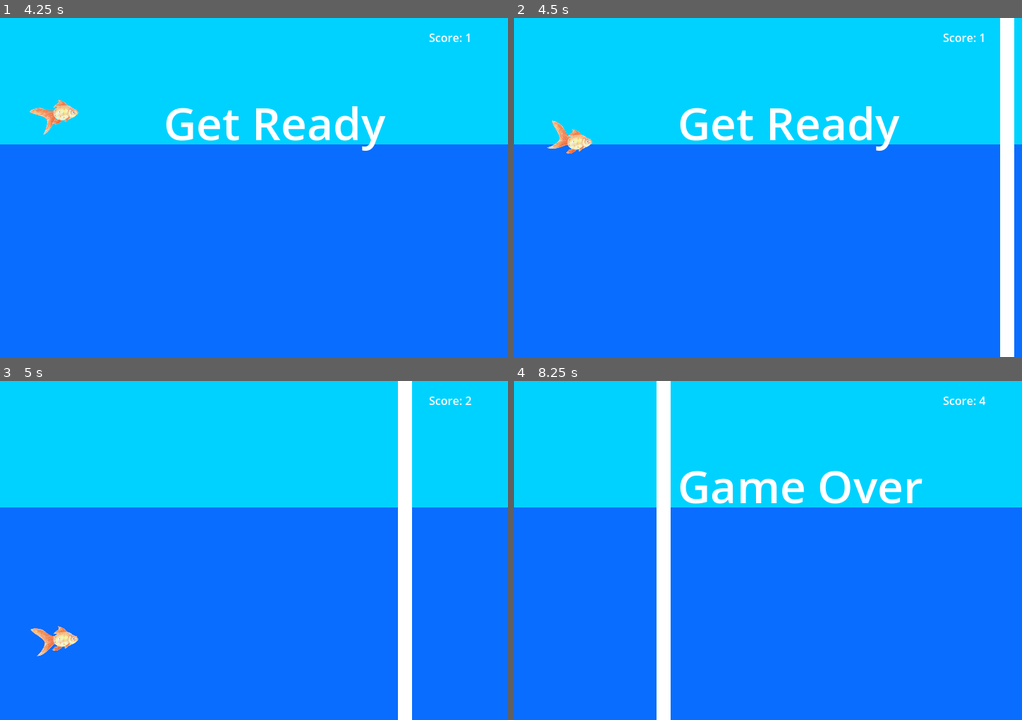
Above: before the commit, frames 1-4 (two rows, left to right).
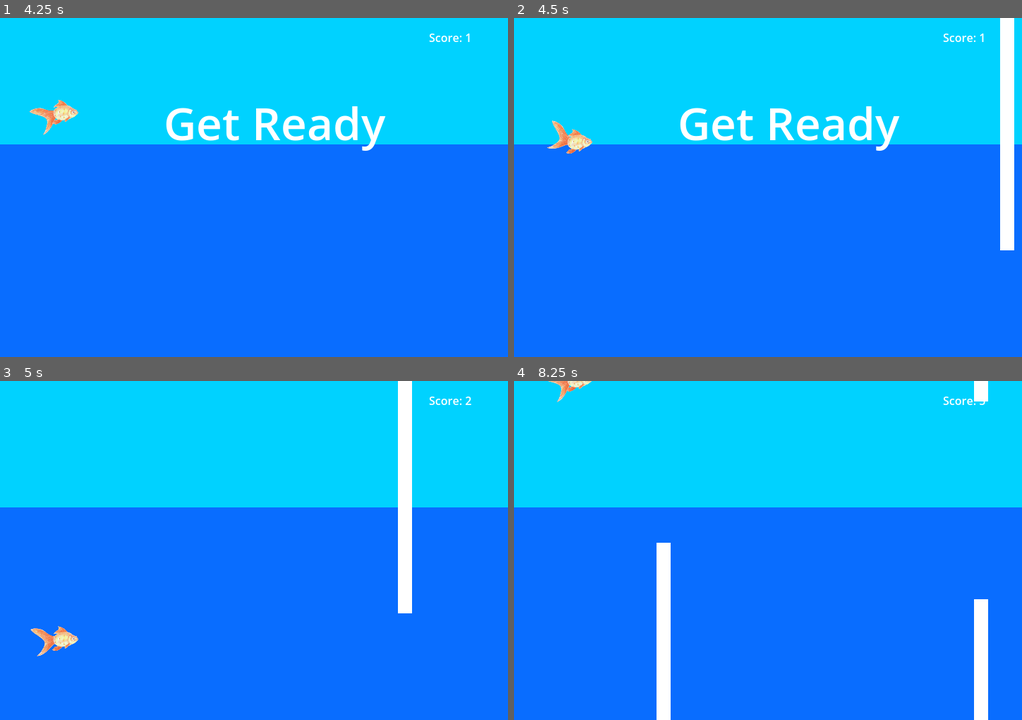
Above: after the commit, the same moments.

Repository: Aveli-games/splashy-fish
Game: Godot game, scene res://main.tscn
The game is run twice, just before and just after one commit, with the same random seed, the same clock (stepped at 60 frames per second) and the same inputs.
Inputs:
- Up to frame 1 (4.25 s): click "Start" at 0.5 s; tap Enter at 1.25 s; hold W (swim_up) 1.28-2.03 s; hold S (swim_down) 2.03-2.78 s; hold W (swim_up) from 2.78 s (still down)
- Up to frame 2 (4.5 s): release W (swim_up) at 4.28 s; hold S (swim_down) from 4.28 s (still down)
- Up to frame 3 (5 s): keep holding S (swim_down)
- Up to frame 4 (8.25 s): release S (swim_down) at 6.53 s; hold W (swim_up) from 6.53 s (still down)

Frame 1 is identical in both runs. In frame 2, 0.9% of the frame differs, in the area x 95-99%, y 68-100%; in frame 3, 0.9%; in frame 4, 4.4%, in the area x 6-94%, y 0-100%.

Commit message:
progressively narrow gate gap

Diff:
--- a/main.gd
+++ b/main.gd
@@ -2,6 +2,7 @@
 
 @export var obstacle_scene: PackedScene
 var score
+var obstacle_gap_size
 
 # Called when the node enters the scene tree for the first time.
 func _ready():
@@ -21,6 +22,7 @@
 
 func new_game():
 	score = 0
+	obstacle_gap_size = 300
 	$Player.start($StartPosition.position)
 	$HUD.update_score("Score: %s" % score)
 	$HUD.show_message("Get Ready")
@@ -41,8 +43,9 @@
 	# Choose the velocity for the obstacle.
 	obstacle.linear_velocity = 250 * Vector2.LEFT
 
-	# Parameterized gap for obstacle
-	obstacle.set_gap(0)
+	# Parameterized gap in obstacle (px tall)
+	obstacle.set_gap(obstacle_gap_size)
+	obstacle_gap_size = max(obstacle_gap_size-10, 100)
 
 	# Spawn the obstacle by adding it to the Main scene.
 	add_child(obstacle)
--- a/obstacle_wall.gd
+++ b/obstacle_wall.gd
@@ -1,5 +1,5 @@
 extends RigidBody2D
 
 func set_gap(gap_size):
-	$TopGate.translate(Vector2(0, -gap_size))
-	$BottomGate.translate(Vector2(0, gap_size))
+	$TopGate.translate(Vector2(0, -gap_size/2))
+	$BottomGate.translate(Vector2(0, gap_size/2))
